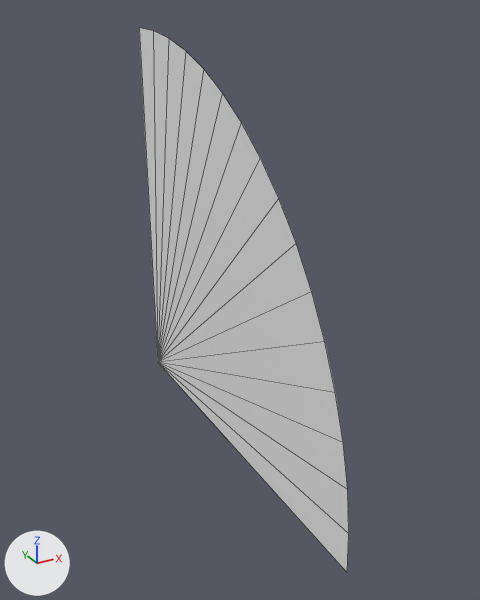
One commit to the OBJ model astro/3d_models/astrolabe_fragment_ul.obj: the scene before it, then after it.
One viewpoint serves both versions: a 50 mm camera at (-0.616, -1.577, 0.926) aimed at (-0.016, -0.487, 0.38). The axes (+X, +Y, +Z) are drawn at lower left. The lights are the same throughout. Mesh edges are drawn as thin lines. Where no turn or scale is listed for an object, it has been applied to the vertices.

In view in the first picture: 'Astrolabe_Fragment_UL_Cylinder.001'.
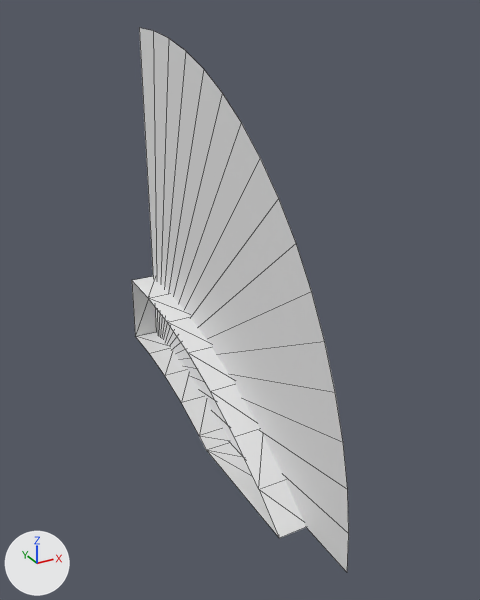
What differs and where, as boxes [x1, y1, x2, y2] in the pictures (480 x 600 px):
```json
{"object": "Astrolabe_Fragment_UL_Cylinder.001", "change": "reshaped", "before": [139, 28, 349, 572], "after": [132, 28, 349, 572]}
{"part": 1, "of": "me_astrolabe_fragment_ul_cylinder_001", "change": "added", "after": [132, 276, 306, 538]}
```

Scene script edits in JSON lines:
```json
{"block": "me_astrolabe_fragment_ul_cylinder_001", "where": "# used by ob_astrolabe_fragment_ul_cylinder_001; location = (0.0, 0.0, 0.0)"}
{"op": "remove", "block": "me_astrolabe_fragment_ul_cylinder_001", "code": "me_astrolabe_fragment_ul_cylinder_001.from_pydata(...)  # 18 vertices, 16 faces; spans x -0.015, y -0.884..0.0, z 0.0..0.884"}
{"op": "add", "block": "me_astrolabe_fragment_ul_cylinder_001", "code": "me_astrolabe_fragment_ul_cylinder_001.from_pydata(...)  # 48 vertices, 60 faces; spans x -0.077..-0.007, y -0.884..0.0, z 0.0..0.884"}
{"block": "me_astrolabe_fragment_ul_cylinder_001", "change": "me_astrolabe_fragment_ul_cylinder_001 part 1: a new loose piece of 30 vertices spanning x -0.077..-0.007, y -0.754..0.0, z 0.0..0.263"}
```
